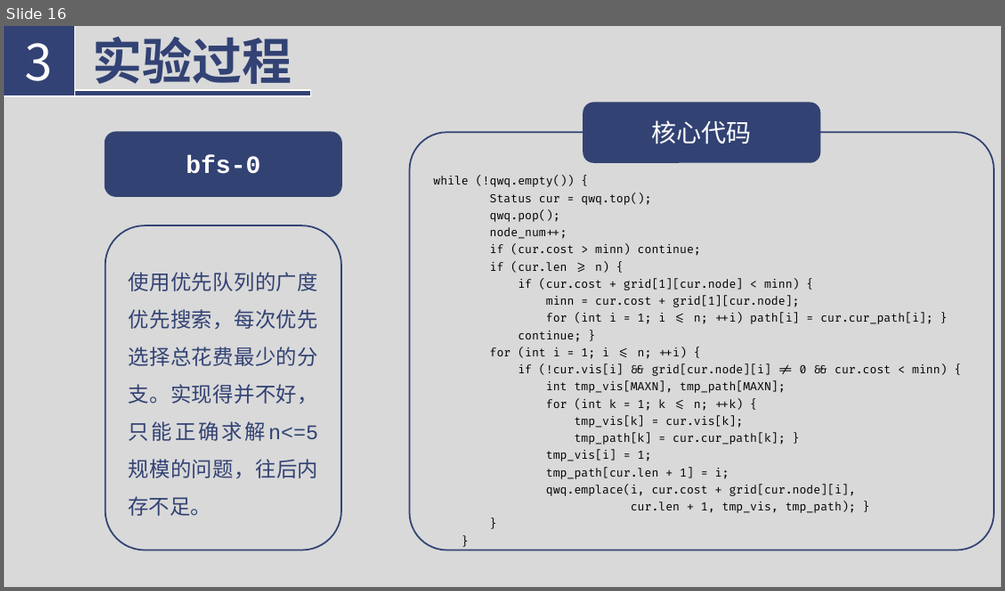
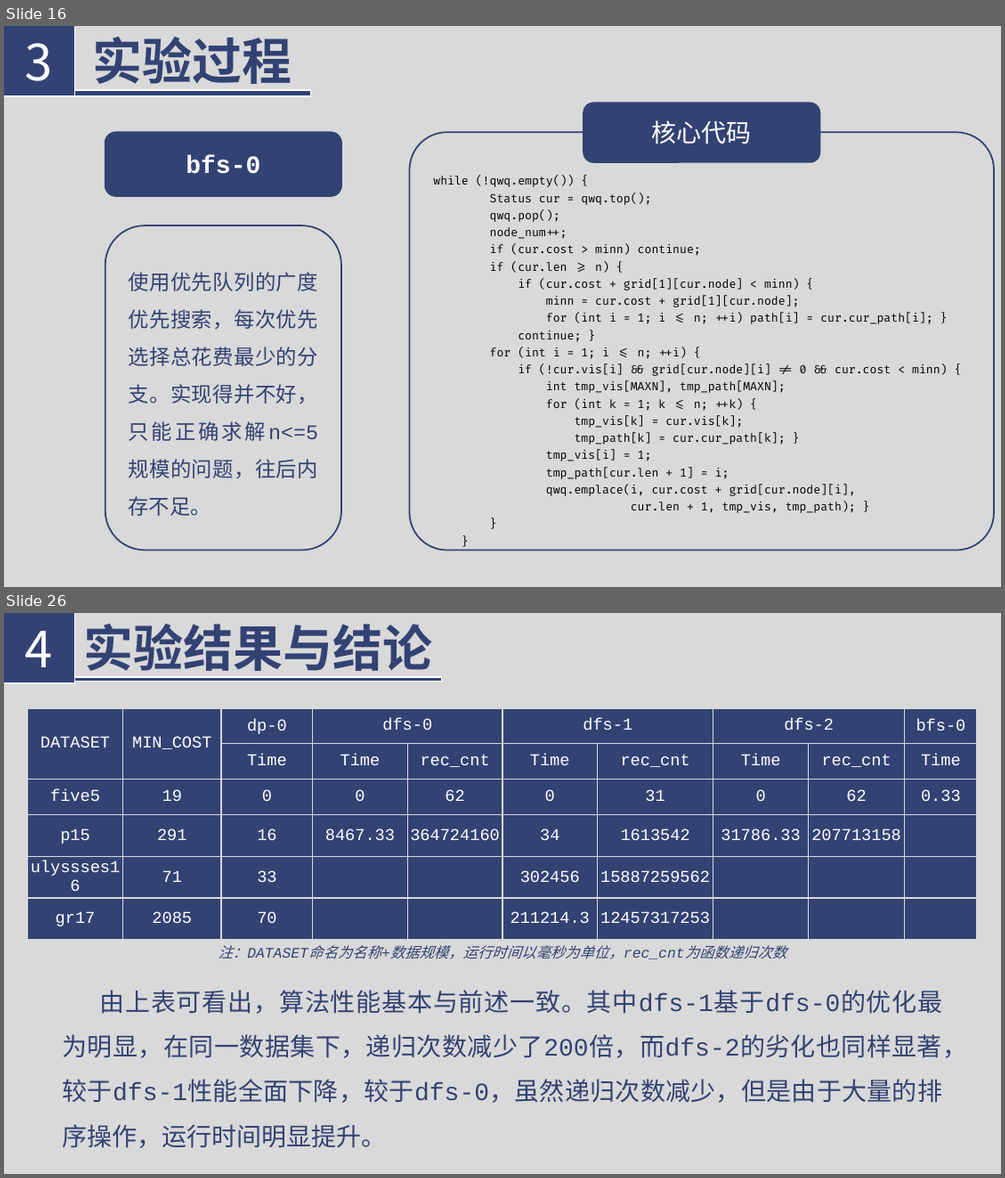
Before and after one commit to Florenz0707/AlgorithmProject, a slide deck: 3023244222-1-3/reports/introduction.pptx. Shown one above the other, each under a label of ours: slide 16 before the commit, slides 16 and 26 after it; the slides between them are not shown. The pictures are 1005x591 and 1005x1178 pixels, drawn with LibreOffice and Linux fonts; fonts in the diff are those of the drawing. Boxes give left, top, right and bottom in pixels: in the first picture for what was removed or moved away, otherwise in the second. Text is boxed around its words. In the diff, an @@ line names an element or a change of style, - is before the commit and + after.

Commit message:
Complete <introduction.pptx>. Next is to record a video. However, problem is found: At dataset <gr666.txt> and <pa561.txt>, greedy method gives a less min_cost than the answer. Solution is not known so far.

```diff
--- a/3023244222-1-3/reports/introduction.pptx
+++ b/3023244222-1-3/reports/introduction.pptx
@@ slide 26 added at bbox=[4, 613, 1001, 1174], background #D9D9D9 @@
@@ rectangle added at bbox=[4, 613, 75, 684], fill #324274, outline #FFFFFF 1 pt, 48 pt, text #FFFFFF @@
+4
@@ text added at bbox=[83, 624, 432, 679], 48 pt, text #324274, bold @@
+实验结果与结论
@@ rectangle added at bbox=[4, 677, 442, 681], fill #324274, outline #FFFFFF 1 pt @@
@@ table added at bbox=[28, 709, 978, 940], 6 rows, 10 columns @@
+DATASET | MIN_COST | dp-0 | dfs-0 |  | dfs-1 |  | dfs-2 |  | bfs-0
+ |  | Time | Time | rec_cnt | Time | rec_cnt | Time | rec_cnt | Time
+five5 | 19 | 0 | 0 | 62 | 0 | 31 | 0 | 62 | 0.33
+p15 | 291 | 16 | 8467.33 | 364724160 | 34 | 1613542 | 31786.33 | 207713158 | 
+ulyssses16 | 71 | 33 |  |  | 302456 | 15887259562 |  |  | 
+gr17 | 2085 | 70 |  |  | 211214.3 | 12457317253 |  |  | 
@@ text added at bbox=[218, 945, 685, 959], 14 pt, text #324273, italic @@
+注：DATASET命名为名称+数据规模，运行时间以毫秒为单位，rec_cnt为函数递归次数
@@ text added at bbox=[63, 989, 968, 1148], 24 pt, text #324273 @@
+由上表可看出，算法性能基本与前述一致。其中dfs-1基于dfs-0的优化最为明显，在同一数据集下，递归次数减少了200倍，而dfs-2的劣化也同样显著，较于dfs-1性能全面下降，较于dfs-0，虽然递归次数减少，但是由于大量的排序操作，运行时间明显提升。
```
Also in this commit, not shown: 2 slides changed, 12 other slides added, 10 slides removed, 1 other file.
